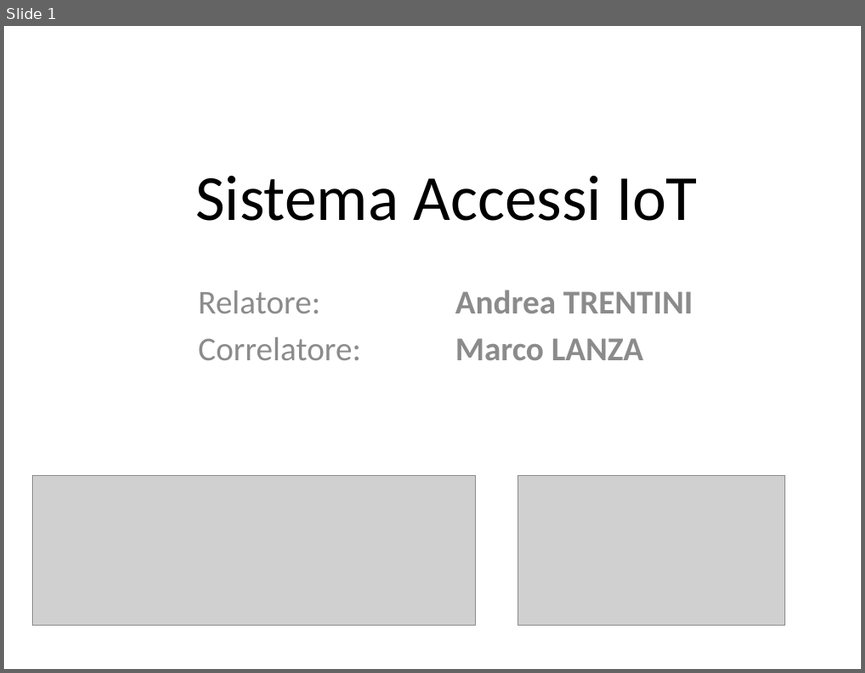
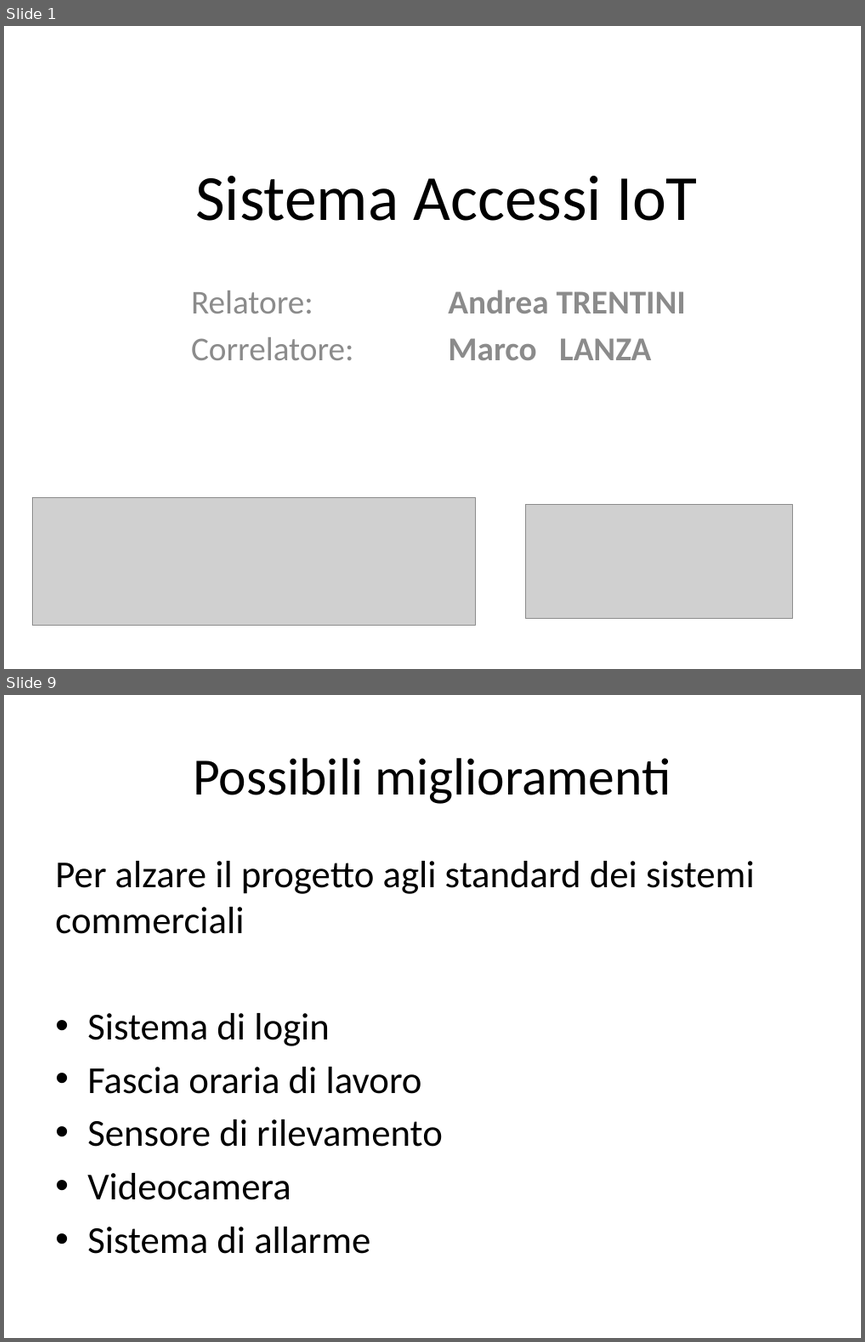
Before and after one commit to Jolsty/SimSim, a slide deck: Tesi_Sistema_Accessi_IoT_Andrei_Ciulpan_872394/presentazione/Sistema Accessi IoT.pptx. Shown one above the other, each under a label of ours: slide 1 before the commit, slides 1 and 9 after it; the slides between them are not shown. The pictures are 865x673 and 865x1342 pixels, drawn with LibreOffice and Linux fonts; fonts in the diff are those of the drawing; grey boxes stand for pictures. Boxes give left, top, right and bottom in pixels: in the first picture for what was removed or moved away, otherwise in the second. Text is boxed around its words. In the diff, an @@ line names an element or a change of style, - is before the commit and + after.

```diff
--- a/Tesi_Sistema_Accessi_IoT_Andrei_Ciulpan_872394/presentazione/Sistema Accessi IoT.pptx
+++ b/Tesi_Sistema_Accessi_IoT_Andrei_Ciulpan_872394/presentazione/Sistema Accessi IoT.pptx
@@ slide 9 added at box(4, 695, 861, 1338), background #FFFFFF @@
@@ title added at box(193, 758, 670, 804), 44 pt, text #000000 @@
+Possibili miglioramenti
@@ text added at box(55, 861, 755, 1253), 32 pt, text #000000 @@
+Per alzare il progetto agli standard dei sistemi commerciali
+• Sistema di login
+• Fascia oraria di lavoro
+• Sensore di rilevamento
+• Videocamera
+• Sistema di allarme
@@ slide 1 changed as well @@
@@ subtitle "Relatore: Andrea TRENTINI": place and size @@
-subtitle "Relatore: Andrea TRENTINI" at box(198, 290, 692, 360)
+subtitle "Relatore: Andrea TRENTINI" at box(191, 290, 686, 360)
@@ picture: place and size @@
-picture at box(32, 475, 475, 625)
+picture at box(32, 497, 475, 625)
@@ picture: place and size @@
-picture at box(518, 475, 784, 625)
+picture at box(525, 504, 791, 618)
```
Also in this commit, not shown: 9 other slides added, 1 slide removed, 2 other files.
